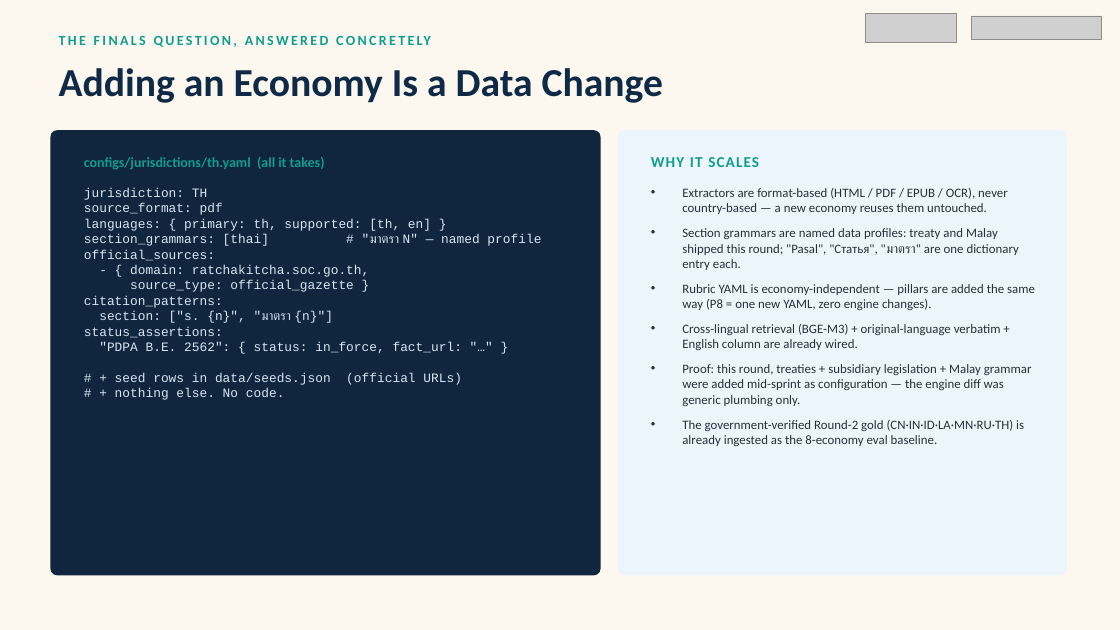
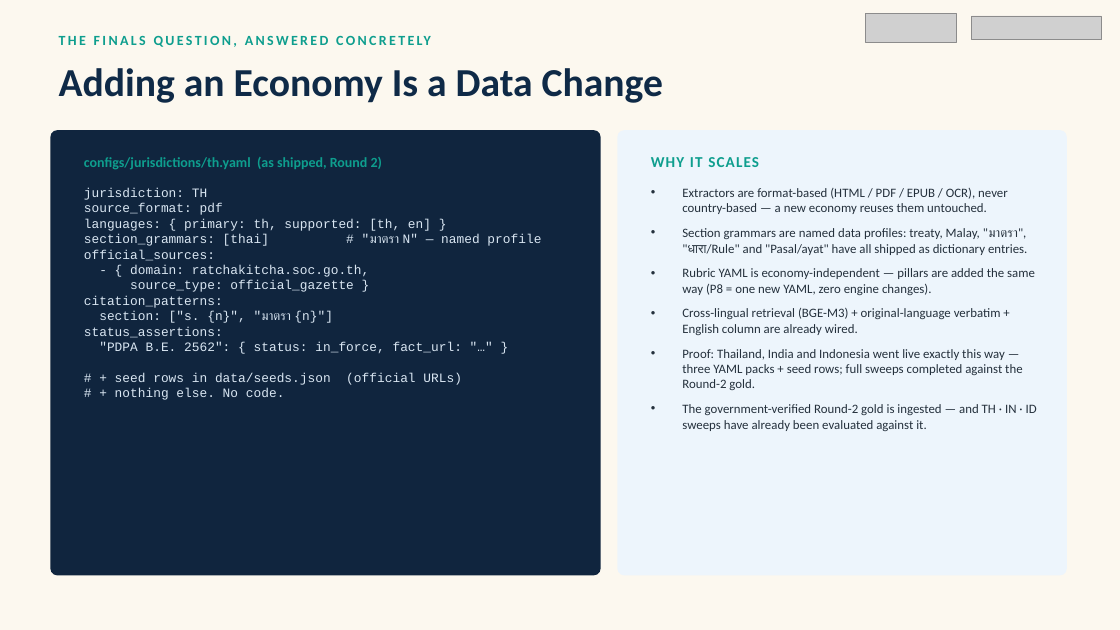
Before and after one commit to nafew0/ClauseChain, a slide deck: slide 26 of docs/ClauseChain Pitch Deck.pptx. Drawn at 1120x630 pixels with LibreOffice and Linux fonts; fonts in the diff are those of the drawing; grey boxes stand for pictures; background and template pictures are left out. Boxes give left, top, right and bottom in pixels: in the first picture for what was removed or moved away, otherwise in the second. Text is boxed around its words. In the diff, an @@ line names an element or a change of style, - is before the commit and + after.

Commit message:
Docs has been updated
Pitch deck and cost log updates on top of the dev_shuvo merge. Private strategy, participant and orientation files stay local (see .gitignore).

```diff
--- a/docs/ClauseChain Pitch Deck.pptx
+++ b/docs/ClauseChain Pitch Deck.pptx
@@ text at (x1=84, y1=157, x2=382, y2=170): text changed @@
-configs/jurisdictions/th.yaml (all it takes)
+configs/jurisdictions/th.yaml (as shipped, Round 2)
@@ text at (x1=682, y1=228, x2=1027, y2=255): text changed @@
-• Section grammars are named data profiles: treaty and Malay shipped this round; "Pasal", "Статья", "มาตรา" are one dictionary entry each.
+• Section grammars are named data profiles: treaty, Malay, "มาตรา", "धारा/Rule" and "Pasal/ayat" have all shipped as dictionary entries.
@@ text at (x1=682, y1=349, x2=1037, y2=431): text changed @@
-• Proof: this round, treaties + subsidiary legislation + Malay grammar were added mid-sprint as configuration — the engine diff was generic plumbing only.
-• The government-verified Round-2 gold (CN·IN·ID·LA·MN·RU·TH) is already ingested as the 8-economy eval baseline.
+• Proof: Thailand, India and Indonesia went live exactly this way — three YAML packs + seed rows; full sweeps completed against the Round-2 gold.
+• The government-verified Round-2 gold is ingested — and TH · IN · ID sweeps have already been evaluated against it.
```
Also in this commit, not shown: 11 other slides changed, 1 other file.
